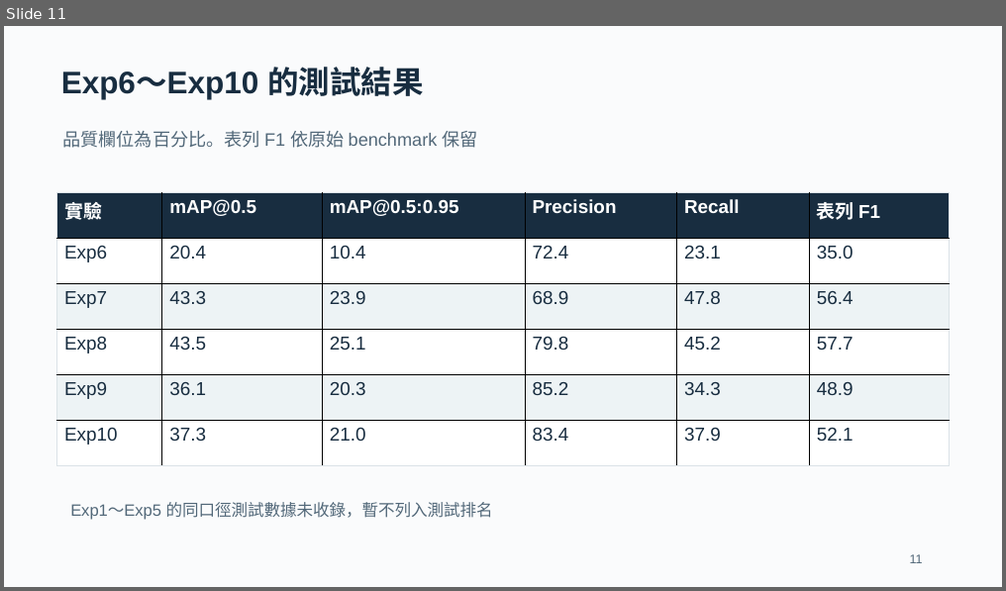
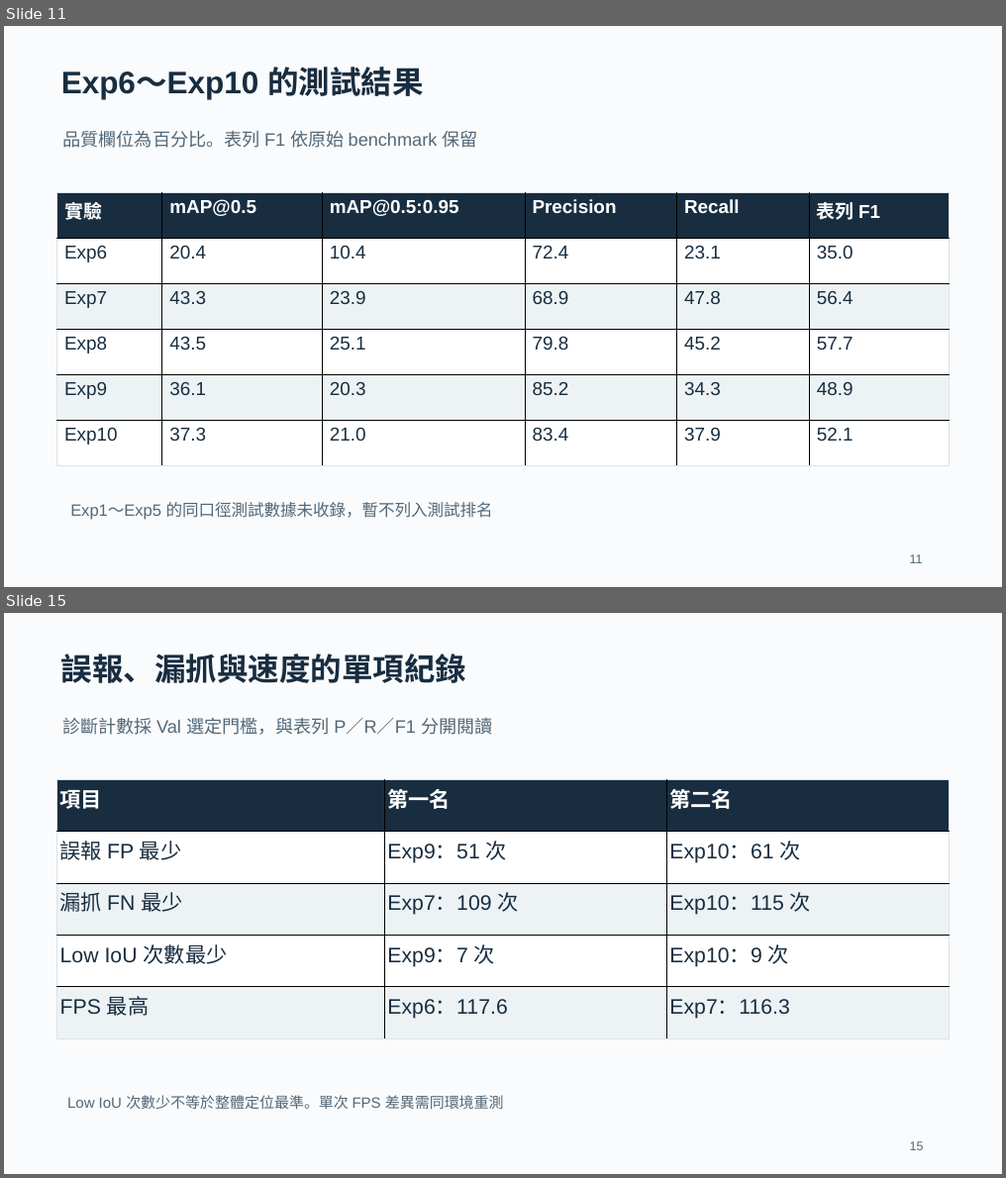
Before and after one commit to contemplator/nchu-research-method-traffic-violation-dataset, a slide deck: outputs/Exp1-Exp10_交通設施偵測實驗報告.pptx. Shown one above the other, each under a label of ours: slide 11 before the commit, slides 11 and 15 after it; the slides between them are not shown. The pictures are 1006x591 and 1006x1178 pixels, drawn with LibreOffice and Linux fonts; fonts in the diff are those of the drawing. Boxes give left, top, right and bottom in pixels: in the first picture for what was removed or moved away, otherwise in the second. Text is boxed around its words. In the diff, an @@ line names an element or a change of style, - is before the commit and + after.

```diff
--- a/outputs/Exp1-Exp10_交通設施偵測實驗報告.pptx
+++ b/outputs/Exp1-Exp10_交通設施偵測實驗報告.pptx
@@ slide 15 added at [4, 613, 1002, 1174], background #FAFBFC @@
@@ text added at [61, 654, 466, 683], 30 pt, text #182D40, bold @@
+誤報、漏抓與速度的單項紀錄
@@ text added at [62, 718, 493, 735], 17.2 pt, text #526879 @@
+診斷計數採 Val 選定門檻，與表列 P／R／F1 分開閱讀
@@ table added at [57, 780, 949, 1039], 5 rows, 3 columns @@
+項目 | 第一名 | 第二名
+誤報 FP 最少 | Exp9：51 次 | Exp10：61 次
+漏抓 FN 最少 | Exp7：109 次 | Exp10：115 次
+Low IoU 次數最少 | Exp9：7 次 | Exp10：9 次
+FPS 最高 | Exp6：117.6 | Exp7：116.3
@@ text added at [67, 1095, 504, 1109], 14.2 pt, text #526879 @@
+Low IoU 次數少不等於整體定位最準。單次 FPS 差異需同環境重測
@@ text added at [910, 1142, 924, 1151], 12 pt, text #526879 @@
+15
```
Also in this commit, not shown: 17 slides changed, 7 other slides added.
